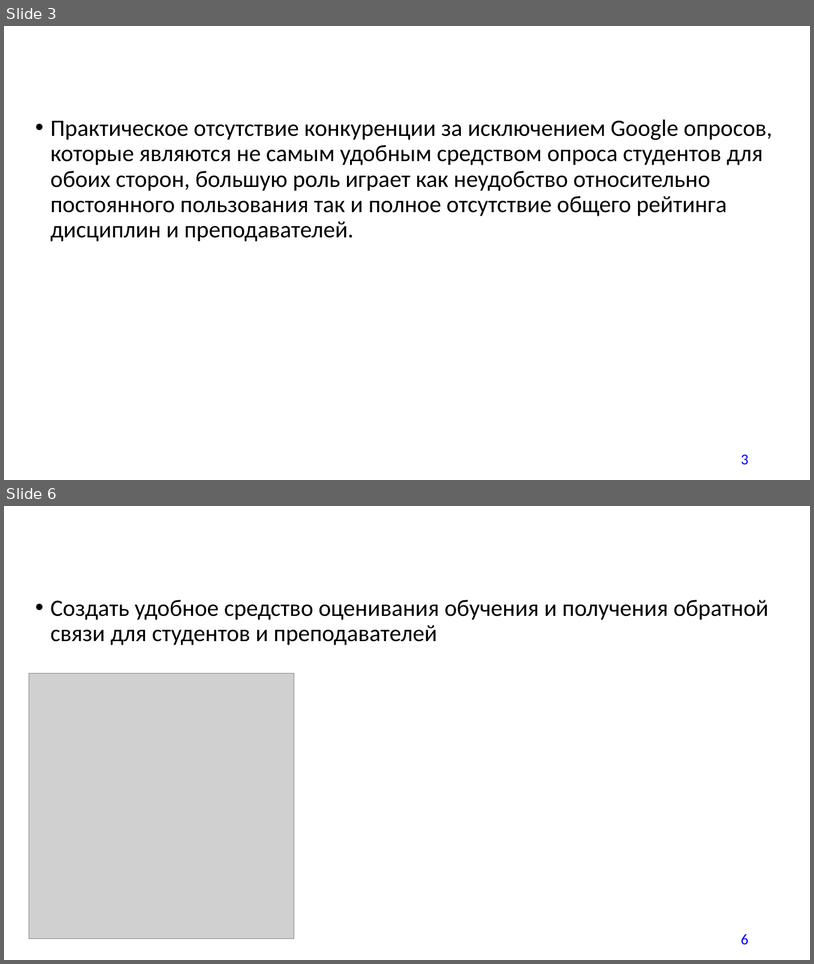
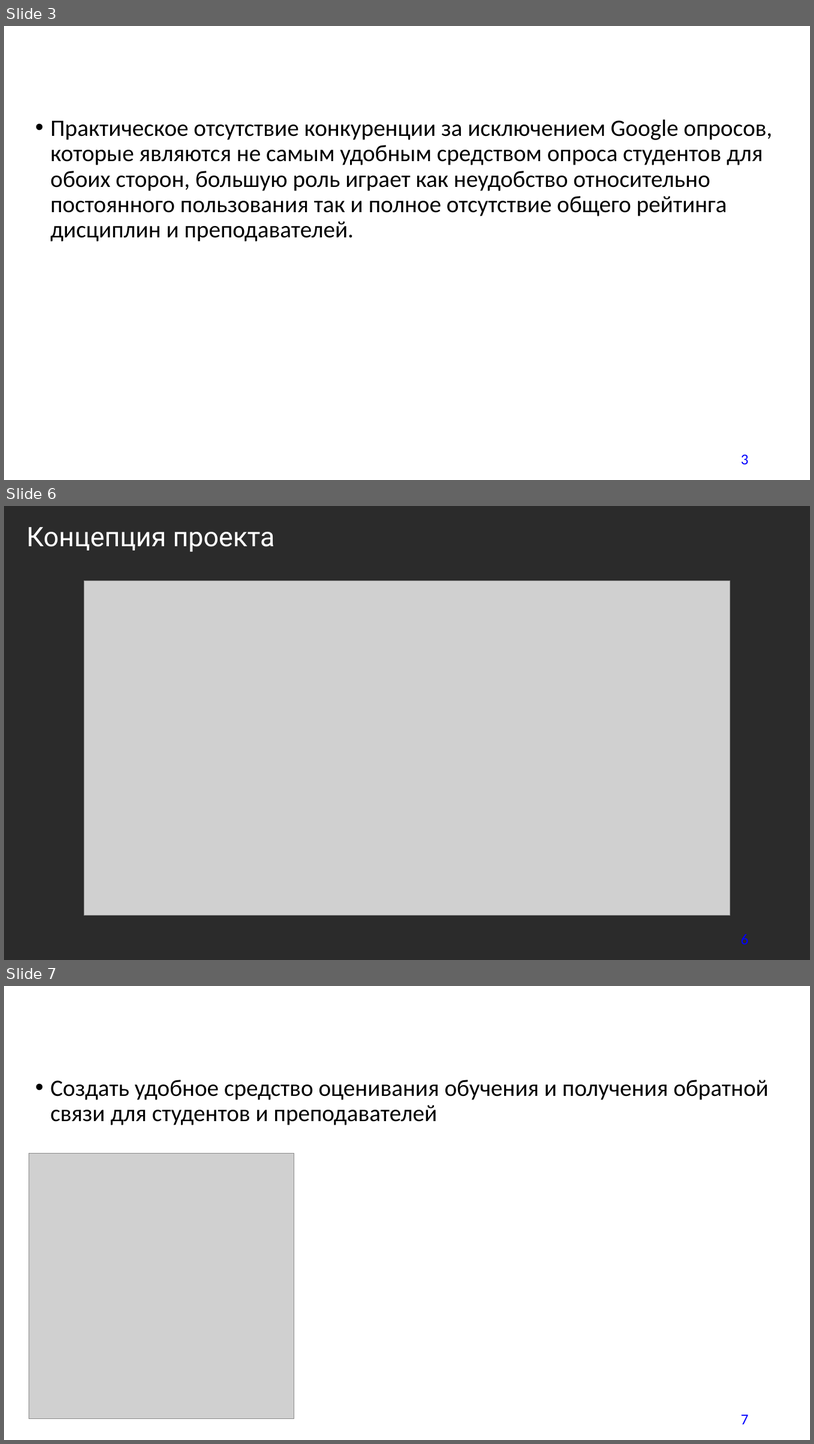
Before and after one commit to Dank005/Chat-Bot-Vk, a slide deck: Prezentatsia_komandy.pptx. Shown one above the other, each under a label of ours: slides 3 and 6 before the commit, slides 3, 6 and 7 after it; the slides between them are not shown. The pictures are 814x964 and 814x1444 pixels, drawn with LibreOffice and Linux fonts; fonts in the diff are those of the drawing; grey boxes stand for pictures; background and template pictures are left out; a plain dark background stands for a picture behind light text. Boxes give left, top, right and bottom in pixels: in the first picture for what was removed or moved away, otherwise in the second. Text is boxed around its words. In the diff, an @@ line names an element or a change of style, - is before the commit and + after.

```diff
--- a/Prezentatsia_komandy.pptx
+++ b/Prezentatsia_komandy.pptx
@@ slide 6 added at (4, 506, 810, 960), background picture (left out) @@
@@ text added at (27, 527, 275, 552), 32 pt, text #FFFFFF @@
+Концепция проекта
@@ picture added at (84, 581, 731, 916) @@
@@ page number added at (741, 934, 749, 944), 18 pt, text #0300FF @@
+6
@@ what was slide 6 is now slide 7 @@
@@ page number at (741, 1414, 749, 1424): text changed @@
-6
+7
```
Also in this commit, not shown: 4 slides changed.
